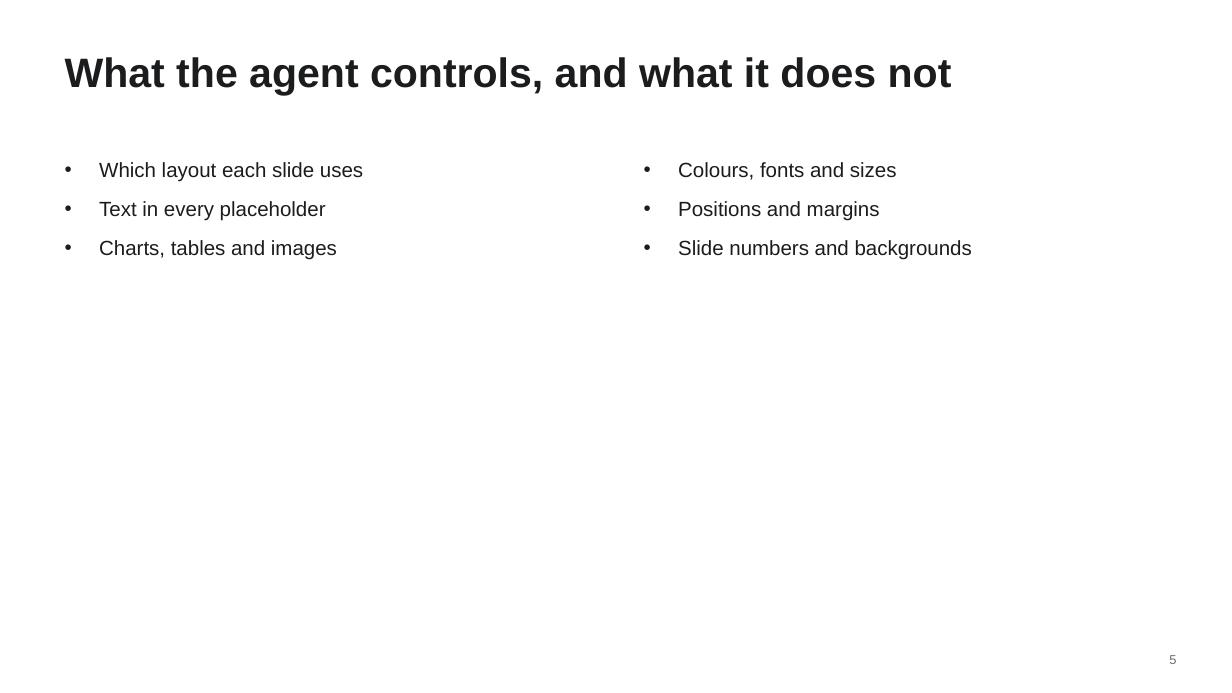
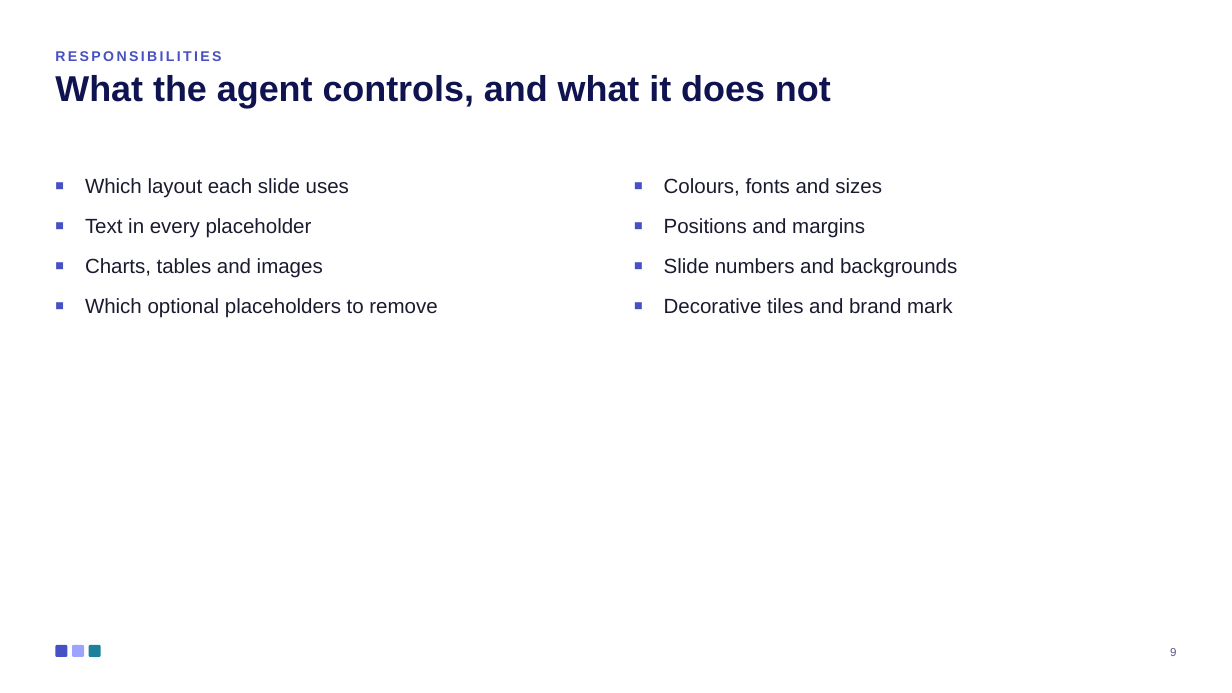
Before and after one commit to ThalesGroup/fred, a slide deck: slide 9 of libs/capabilities/fred-capability-ppt-filler/fred_capability_ppt_filler/builder/assets/fred_template.pptx (slide 5 before the commit). Drawn at 1232x693 pixels with LibreOffice and Linux fonts; fonts in the diff are those of the drawing. Boxes give left, top, right and bottom in pixels: in the first picture for what was removed or moved away, otherwise in the second. Text is boxed around its words. In the diff, an @@ line names an element or a change of style, - is before the commit and + after.

Commit message:
feat(#2679): ship the owner's Fred showcase deck as the built-in template
The table slide's body cells are emptied (header kept) so it reads as a data
table. Test expectations follow the new deck: pattern ids and names, the full
chart slide's caption, the example chart's design, a 3-column table, figure
and takeaway placeholders named on the layout, and a section list added in the
test since the deck has none.

```diff
--- a/libs/capabilities/fred-capability-ppt-filler/fred_capability_ppt_filler/builder/assets/fred_template.pptx
+++ b/libs/capabilities/fred-capability-ppt-filler/fred_capability_ppt_filler/builder/assets/fred_template.pptx
@@ text added at box(55, 51, 221, 61), 11 pt, text #4851C3, bold @@
+RESPONSIBILITIES
@@ title "What the agent controls, and ...": place and size @@
-title "What the agent controls, and ..." at box(65, 57, 952, 95)
+title "What the agent controls, and ..." at box(55, 75, 831, 108)
@@ title "What the agent controls, and ..." at box(55, 75, 831, 108): size 32 to 28 pt, text colour #1B1C1E to #0F134F; line spacing 1 to 0.95 @@
@@ text "Which layout each slide uses": place and size @@
-text "Which layout each slide uses" at box(99, 162, 363, 260)
+text "Which layout each slide uses" at box(85, 178, 437, 318)
@@ text at box(85, 178, 349, 278): text colour #1B1C1E to #1A1B2E in "Which layout each slide uses", "Text in every placeholder", "Charts, tables and images"; bullet • to ■; line spacing 1 to 1.1; less space between paragraphs @@
@@ text "Colours, fonts and sizes": place and size @@
-text "Colours, fonts and sizes" at box(678, 162, 972, 260)
+text "Colours, fonts and sizes" at box(664, 178, 957, 314)
@@ text at box(664, 178, 957, 278): text colour #1B1C1E to #1A1B2E in "Colours, fonts and sizes", "Positions and margins", "Slide numbers and backgrounds"; bullet • to ■; line spacing 1 to 1.1; less space between paragraphs @@
@@ text at box(85, 298, 437, 318): paragraph added @@
+■ Which optional placeholders to remove
@@ text at box(664, 298, 953, 314): paragraph added @@
+■ Decorative tiles and brand mark
@@ rounded rectangle added at box(55, 645, 67, 657), fill #4851C3 @@
@@ rounded rectangle added at box(72, 645, 84, 657), fill #9CA4FF @@
@@ rounded rectangle added at box(89, 645, 101, 657), fill #1C8199 @@
@@ page number removed at box(1169, 655, 1176, 664) @@
-5
@@ page number added at box(1170, 648, 1176, 656), 9 pt, text #575A8A @@
+9
```
Also in this commit, not shown: 7 other slides changed, 37 slides added, 8 slides removed, 8 other files.
